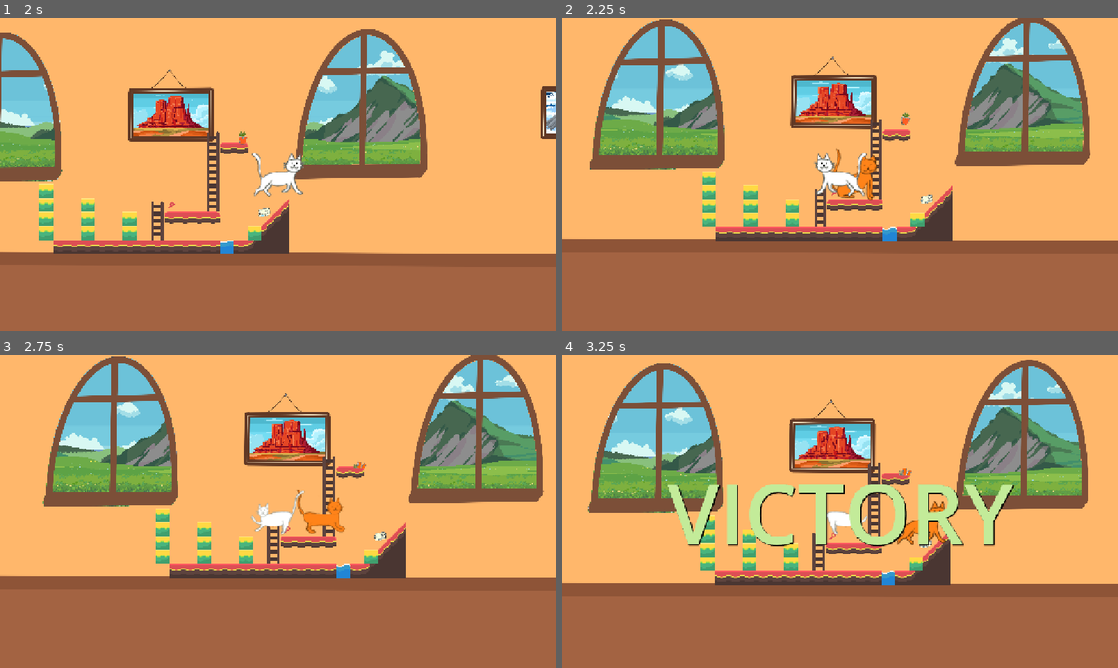
Above: before the commit, frames 1-4 (two rows, left to right).
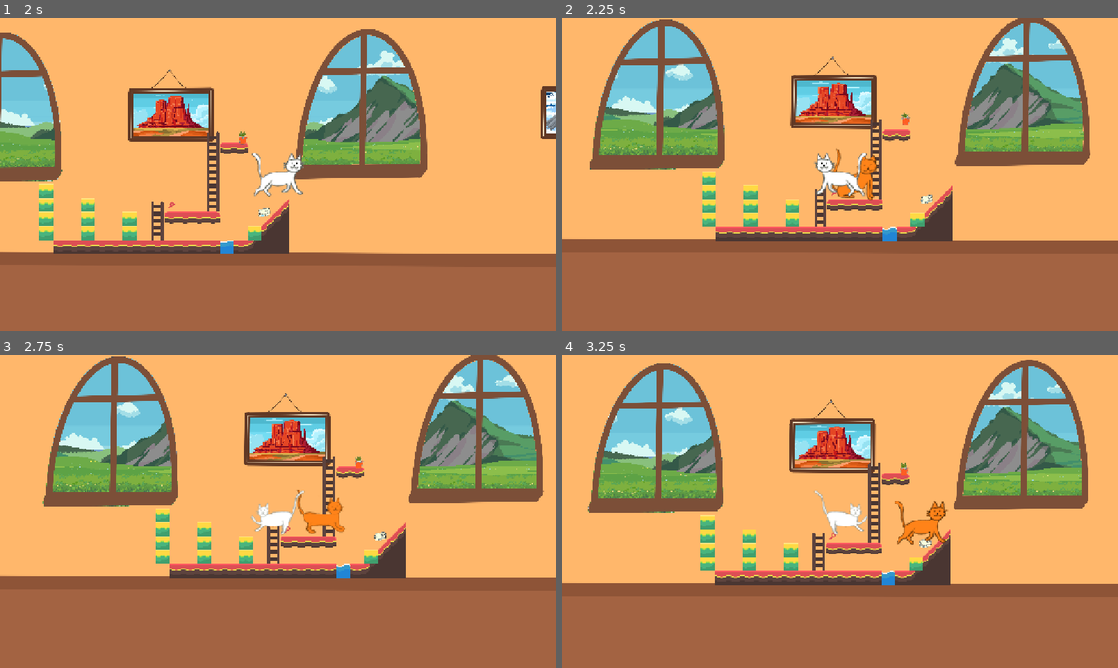
Above: after the commit, the same moments.

Repository: Fantasiel/GameJam25
Game: Godot game, scene res://scenes/levels/test.tscn
The game is run twice, just before and just after one commit, with the same random seed, the same clock (stepped at 60 frames per second) and the same inputs. This scene is started directly instead of the project's main scene.
Inputs:
- Up to frame 1 (2 s): hold Right (move_right) from 0.53 s (still down); tap F (interact) at 0.6, 1.35 s; tap Space (jump) at 0.77, 1.52 s
- Up to frame 2 (2.25 s): release Right (move_right) at 2.03 s; hold Left (move_left) from 2.03 s (still down); tap Ctrl (replay) at 2.1 s
- Up to frame 3 (2.75 s): keep holding Left (move_left); tap F (interact) at 2.3 s
- Up to frame 4 (3.25 s): release Left (move_left) at 2.78 s; hold Right (move_right) from 2.78 s (still down); tap F (interact) at 2.85 s; tap Space (jump) at 3.02 s

Frame 1 is identical in both runs. In frame 2, less than 0.1% of the frame differs, in the area x 61-63%, y 30-35%; in frame 3, less than 0.1%; in frame 4, 5.1%, in the area x 19-82%, y 34-62%.

Commit message:
Fix vase

Diff:
--- a/scenes/cat/cat.gd
+++ b/scenes/cat/cat.gd
@@ -11,7 +11,7 @@
 const FALLING_SPEED = 400.0
 const FALLING_BREAKING_SPEED = 1000.0
 const FALLING_VERTICAL_THRESHOLD = 1.0
-const SLAPPING_FORCE = 600
+const SLAPPING_FORCE = 800
 
 signal on_replay
 signal on_started_replay
@@ -267,7 +267,12 @@
 		$AnimatedSprite2D.play("idle")
 
 		for slappable_body in slappable_bodies.values():
-			slappable_body.velocity += SLAPPING_FORCE * position.direction_to(slappable_body.position);
+			slappable_body.slap()
+			var direction = Vector2(
+				sign(position.direction_to(slappable_body.position).x),
+				-1.0
+			).normalized()
+			slappable_body.velocity += SLAPPING_FORCE * direction;
 
 func _enable_cat_or_ghost():
 	if do_record: # actual player
--- a/scenes/levels/objects/vase/vase.gd
+++ b/scenes/levels/objects/vase/vase.gd
@@ -14,9 +14,9 @@
 
 var initial_transform: Transform2D
 
-var is_falling = false
-var was_on_floor = false
 var falling_start_timestamp = null
+var was_slapped = false
+var was_slapped_and_a_frame_passed = false
 
 func _ready() -> void:
 	initial_transform = self.transform
@@ -32,15 +32,15 @@
 	move_and_slide()
 
 func _check_breaking() -> void:
-	if is_on_floor():
-		was_on_floor = true
-	if is_on_floor() and is_falling:
-		is_broken = true
-		is_falling = false
-		velocity = Vector2.ZERO
-		process_mode = Node.PROCESS_MODE_DISABLED
-
-		vase_broken.emit()
+	if is_on_floor() and not is_broken and was_slapped:
+		if not was_slapped_and_a_frame_passed:
+			was_slapped_and_a_frame_passed = true
+		else:
+			is_broken = true
+			velocity = Vector2.ZERO
+			process_mode = Node.PROCESS_MODE_DISABLED
+			print("vase_broken")
+			vase_broken.emit()
 
 func _movement(delta: float) -> void:
 	if is_on_floor():
@@ -49,8 +49,6 @@
 	if abs(velocity.y) > 0.0:
 		if falling_start_timestamp == null:
 			falling_start_timestamp = Time.get_ticks_msec()
-		if was_on_floor:
-			is_falling = true
 
 
 func _set_sprite(delta) -> void:
@@ -61,7 +59,7 @@
 	$Vase_c_pristine.visible = model ==  VaseModel.VaseC and not is_broken
 	$Vase_c_broken.visible = model ==  VaseModel.VaseC and is_broken
 
-	if is_falling:
+	if was_slapped and not is_broken:
 		self.rotate(delta * FALLING_SPIN_RATE)
 	else:
 		self.rotation = 0
@@ -70,10 +68,14 @@
 	$SlapVaseLabel.visible = enable_slappability_hint and visible and not is_broken
 
 func _on_started_replay() -> void:
-	self.transform = initial_transform
-	print("eufhsiudghdsugshdsigh")
-	is_falling = false
-	was_on_floor = false
 	is_broken = false
 	falling_start_timestamp = null
+	self.transform = initial_transform
 	process_mode = Node.PROCESS_MODE_ALWAYS
+	was_slapped = false
+	was_slapped_and_a_frame_passed = false
+
+func slap() -> void:
+	print("slapped")
+	was_slapped = true
+	was_slapped_and_a_frame_passed = false
